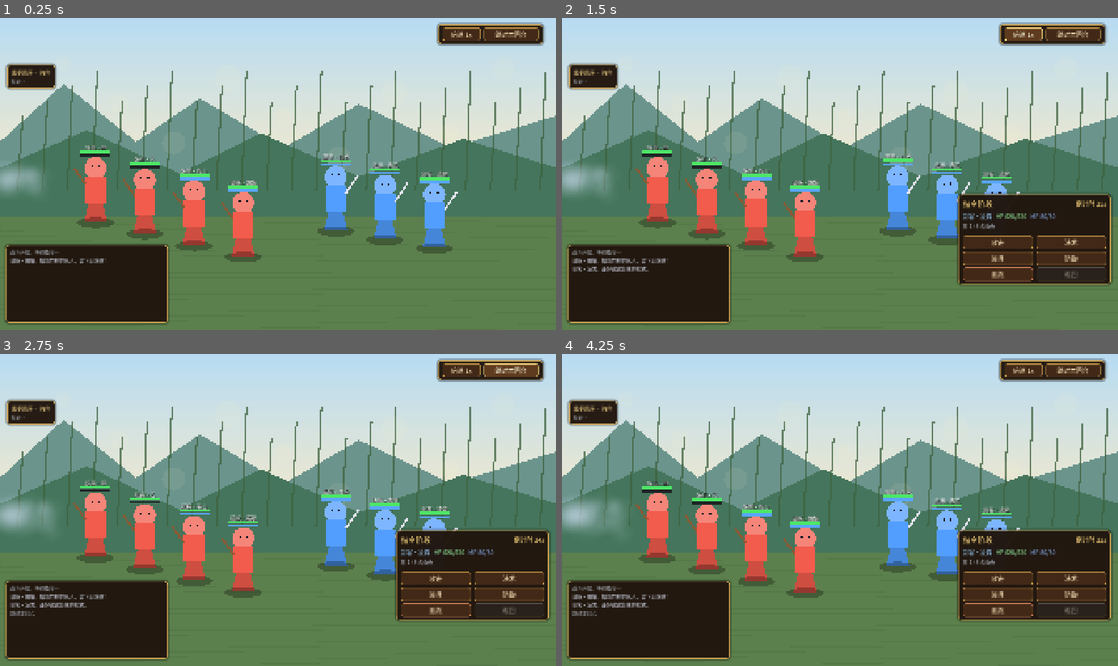
Above: before the commit, frames 1-4 (two rows, left to right).
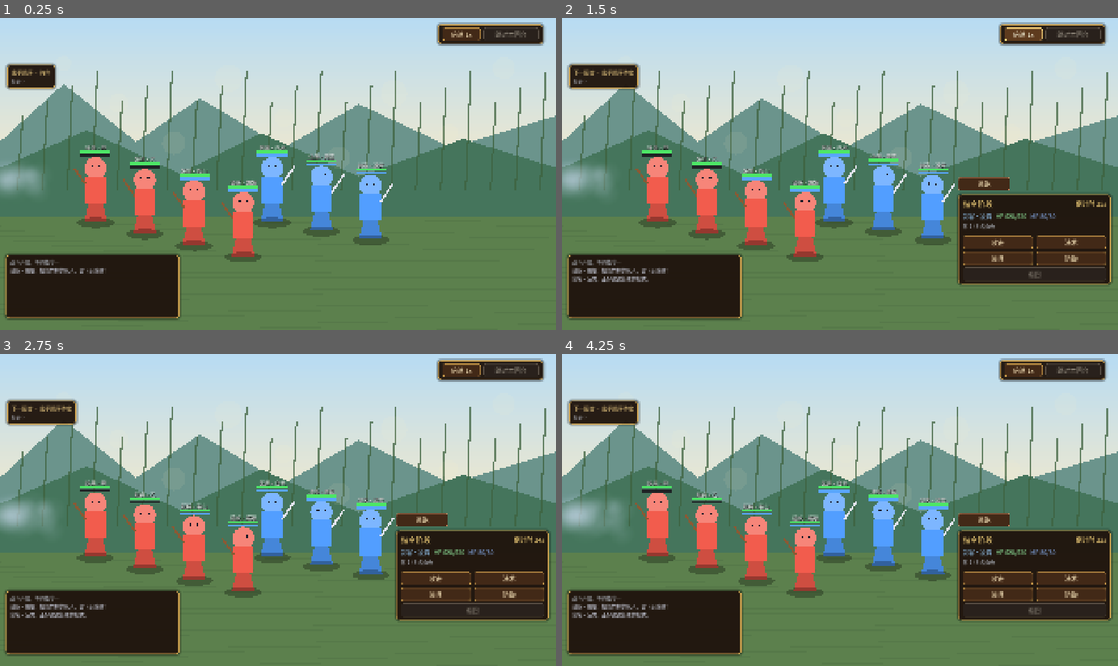
Above: after the commit, the same moments.

Repository: kongshan001/modelfw_demo
Game: Godot game, scene res://scenes/battle_scene.tscn
The game is run twice, just before and just after one commit, with the same random seed, the same clock (stepped at 60 frames per second) and the same inputs.
Inputs (mouse positions are in pixels of both pictures, inside the frame that each line leads up to):
- Up to frame 1 (0.25 s): no input
- Up to frame 2 (1.5 s): click "倍速 1x" at 0.5 s; click "倍速 2x" at 1.25 s
- Up to frame 3 (2.75 s): click (511, 369) at 2 s, where only the run before the commit has a clickable "跳过本回合"
- Up to frame 4 (4.25 s): click "攻击" at 2.75 s; click "返回" at 3.5 s

The runs differ from the first frame. In frame 1, 8.0% of the frame differs, in the area x 0-97%, y 2-99%; in frame 2, 8.8%; in frame 3, 9.0%; in frame 4, 9.5%.

Commit message:
fix(presentation): HUD 布局/输入探针/状态同步

Diff:
--- a/godot-battle/battle/battle_sequencer.gd
+++ b/godot-battle/battle/battle_sequencer.gd
@@ -74,6 +74,9 @@
 func is_skipping() -> bool:
 	return _skip
 
+func is_playing() -> bool:
+	return _playing
+
 func set_step_mode(enabled: bool) -> void:
 	_step_mode = enabled
 
--- a/godot-battle/battle/battle_session.gd
+++ b/godot-battle/battle/battle_session.gd
@@ -35,7 +35,7 @@
 
 func _build_units() -> void:
 	var enemy_positions := [Vector2(330, 700), Vector2(500, 740), Vector2(670, 780), Vector2(840, 820)]
-	var ally_positions := [Vector2(1500, 790), Vector2(1330, 760), Vector2(1160, 730)]
+	var ally_positions := [Vector2(1280, 760), Vector2(1110, 730), Vector2(940, 700)]
 	for index in engine.state.units.size():
 		var unit := engine.state.units[index]
 		var view := UnitView.new()
--- a/godot-battle/tools/probe_hud.gd
+++ b/godot-battle/tools/probe_hud.gd
@@ -53,10 +53,19 @@
 		return
 
 	await _skip_playback(sequencer)
+	if not await _wait_until(func() -> bool: return hud._speed_button.text == "倍速 1x", 3.0):
+		_fail("speed label did not resync after skip: %s" % hud._speed_button.text)
+		return
 
 	# ---- 第二回合：倒计时超时自动普攻 ----
 	if not await _wait_until(func() -> bool: return hud.is_collecting(), 10.0):
 		_fail("phase 2 did not start")
+		return
+	if hud._order_title.text != "下一回合 · 出手顺序待定":
+		_fail("order bar was not reset at command start: %s" % hud._order_title.text)
+		return
+	if not hud._skip_button.disabled:
+		_fail("skip button must be disabled during command phase")
 		return
 	hud._time_left = 0.05
 	if not await _wait_until(func() -> bool: return not hud.is_collecting(), 3.0):
--- a/godot-battle/tools/screenshot_hud.gd
+++ b/godot-battle/tools/screenshot_hud.gd
@@ -18,7 +18,6 @@
 	await process_frame
 	var hud: BattleHUD = scene.get_node("UILayer/BattleHUD")
 	var session: BattleSession = scene.get_node("BattleSession")
-	var sequencer: BattleSequencer = scene.get_node("BattleSequencer")
 
 	await create_timer(WARMUP).timeout
 	if not await _wait_until(func() -> bool: return hud.is_collecting(), 6.0):
@@ -46,7 +45,7 @@
 		printerr("SCREENSHOT_HUD_FAIL: first command phase did not finish")
 		quit(1)
 		return
-	sequencer.playback_speed = 2.0
+	hud.toggle_speed()
 
 	if not await _wait_until(func() -> bool: return hud.is_collecting(), 30.0):
 		printerr("SCREENSHOT_HUD_FAIL: second command phase did not start")
--- /dev/null
+++ b/godot-battle/tools/smoke_hud_input.gd
@@ -0,0 +1,200 @@
+extends SceneTree
+
+# 输入级 HUD 冒烟：真实鼠标点击「攻击」按钮，再用真实鼠标点击敌方 UnitView 选择目标，
+# 覆盖 3 名存活我方的完整指令阶段，校验 phase_submitted 的 3 条意图与回合结算。
+# 需要窗口（物理拾取走真实视口输入）：
+#   godot --path godot-battle --resolution 1920x1080 -s tools/smoke_hud_input.gd
+
+const PHASE_TIMEOUT := 15.0
+
+var _scene: Node
+var _hud: BattleHUD
+var _session: BattleSession
+var _sequencer: BattleSequencer
+var _submitted: Array = []
+var _submitted_count := 0
+
+func _initialize() -> void:
+	_scene = load("res://scenes/battle_scene.tscn").instantiate()
+	# BattleSession 在场景 _ready 中创建，手动模式必须在入树前确定。
+	_scene.start_auto_mode = false
+	root.add_child(_scene)
+	await process_frame
+	_hud = _scene.get_node("UILayer/BattleHUD")
+	_session = _scene.get_node("BattleSession")
+	_sequencer = _scene.get_node("BattleSequencer")
+	_session.auto_mode = false
+	_hud.phase_submitted.connect(_on_phase_submitted)
+
+	print("HUD_INPUT: window=%s physics_picking=%s" % [str(root.size), str(root.physics_object_picking)])
+	if not await _wait_until(func() -> bool: return _hud.is_collecting(), PHASE_TIMEOUT):
+		_fail("command phase did not start")
+		return
+	await _check_layout()
+	await _sweep_unit_clicks()
+
+	var initial_round := _session.engine.state.round
+	# 三次攻击分别点击不同敌人，顺带验证鼠标点击 UnitView。
+	var target_slots: Array[int] = [0, 1, 2]
+	for index in 3:
+		if not await _wait_until(func() -> bool: return _hud.is_collecting() and _hud._awaiting_intent and _hud._mode == BattleHUD.MenuMode.ROOT, PHASE_TIMEOUT):
+			_fail("ally %d root menu not ready (collecting=%s mode=%d)" % [index, str(_hud.is_collecting()), _hud._mode])
+			return
+		var attack := _find_button("攻击")
+		if attack == null:
+			_fail("attack button not found by text for ally %d" % index)
+			return
+		var rect := attack.get_global_rect()
+		print("HUD_INPUT: click 攻击 ally=%d rect=%s" % [index, str(rect)])
+		_click_at(rect.get_center())
+		await process_frame
+		if _hud._mode != BattleHUD.MenuMode.TARGET:
+			_fail("attack click did not enter target mode (ally %d mode=%d)" % [index, _hud._mode])
+			return
+
+		var enemies := _session.engine.state.living(BattleTypes.Side.ENEMY)
+		if enemies.is_empty():
+			_fail("no living enemies for ally %d" % index)
+			return
+		var target: BattleUnitState = enemies[target_slots[index] % enemies.size()]
+		var view: UnitView = _session.context.unit_view(target.id)
+		if view == null:
+			_fail("missing UnitView for target %s" % target.id)
+			return
+		var point := _to_screen(view.global_position + Vector2(0, -140))
+		print("HUD_INPUT: click target %s at %s" % [target.id, str(point)])
+		_click_at(point)
+		await physics_frame
+		await process_frame
+		if _hud._mode == BattleHUD.MenuMode.TARGET and _hud._awaiting_intent:
+			# 物理拾取可能晚一帧。
+			await physics_frame
+			await process_frame
+		if index < 2:
+			if not await _wait_until(func() -> bool: return _hud.is_collecting() and _hud._awaiting_intent and _hud._mode == BattleHUD.MenuMode.ROOT, 3.0):
+				_fail("target click did not submit ally %d (mode=%d awaiting=%s)" % [index, _hud._mode, str(_hud._awaiting_intent)])
+				return
+
+	if not await _wait_until(func() -> bool: return _submitted_count > 0, 5.0):
+		_fail("phase_submitted was not emitted")
+		return
+	if _submitted.size() != 3:
+		_fail("phase_submitted expected 3 intents, got %d" % _submitted.size())
+		return
+	var allies := _session.engine.state.living(BattleTypes.Side.ALLY)
+	for i in _submitted.size():
+		var intent: BattleIntent = _submitted[i]
+		if intent.kind != BattleTypes.IntentKind.ATTACK:
+			_fail("intent %d is not ATTACK: %s" % [i, str(intent.to_dict())])
+			return
+		if i >= allies.size() or intent.actor_id != allies[i].id:
+			_fail("intent %d actor mismatch: %s" % [i, str(intent.to_dict())])
+			return
+		var living_enemies := _session.engine.state.living(BattleTypes.Side.ENEMY)
+		if intent.target_ids.size() != 1 or not _contains_unit(living_enemies, intent.target_ids[0]):
+			_fail("intent %d target is not a living enemy: %s" % [i, str(intent.to_dict())])
+			return
+	print("HUD_INPUT: phase_submitted with 3 attacks OK")
+
+	if not await _wait_until(func() -> bool: return _session.engine.state.round > initial_round, 10.0):
+		_fail("round did not resolve (round=%d)" % _session.engine.state.round)
+		return
+	print("HUD_INPUT: round resolved %d -> %d" % [initial_round, _session.engine.state.round])
+	print("HUD_INPUT_OK")
+	_scene.queue_free()
+	await process_frame
+	quit(0)
+
+func _on_phase_submitted(intents: Array) -> void:
+	_submitted = intents.duplicate()
+	_submitted_count += 1
+
+func _check_layout() -> void:
+	var views: Array = _session.context.unit_views.values()
+	if views.size() != 7:
+		_fail("expected 7 unit views, got %d" % views.size())
+		return
+	var blockers: Array[Control] = []
+	for node_name in ["CommandPanel", "BattleLog", "TurnOrderBar", "PlaybackControls", "PartyFleeButton"]:
+		var panel := _hud.get_node_or_null(node_name) as Control
+		if panel != null and panel.visible:
+			blockers.append(panel)
+	for value in views:
+		var view: UnitView = value
+		var point := _to_screen(view.global_position + Vector2(0, -140))
+		for panel in blockers:
+			if panel.get_global_rect().has_point(point):
+				_fail("unit %s click point %s blocked by %s" % [view.unit_id, str(point), panel.name])
+				return
+	print("HUD_INPUT: 7 unit click points clear of HUD panels")
+
+func _sweep_unit_clicks() -> void:
+	var hits := {}
+	var views: Array = _session.context.unit_views.values()
+	for value in views:
+		var view: UnitView = value
+		view.clicked.connect(func(clicked_view: UnitView) -> void:
+			hits[clicked_view.unit_id] = true
+		)
+		_click_at(_to_screen(view.global_position + Vector2(0, -140)))
+		await physics_frame
+		await process_frame
+	for value in views:
+		var view: UnitView = value
+		if not hits.has(view.unit_id):
+			_fail("unit %s did not receive a real mouse click" % view.unit_id)
+			return
+	print("HUD_INPUT: all 7 units received real mouse clicks")
+
+func _to_screen(world_point: Vector2) -> Vector2:
+	return root.get_canvas_transform() * world_point
+
+func _find_button(text: String) -> Button:
+	var stack: Array[Node] = [_hud]
+	while not stack.is_empty():
+		var node: Node = stack.pop_back()
+		if node is Button and node.is_visible_in_tree() and not node.disabled and String(node.text) == text:
+			return node
+		for child in node.get_children():
+			stack.append(child)
+	return null
+
+func _click_at(point: Vector2) -> void:
+	var motion := InputEventMouseMotion.new()
+	motion.position = point
+	motion.global_position = point
+	root.push_input(motion, true)
+
+	var press := InputEventMouseButton.new()
+	press.button_index = MOUSE_BUTTON_LEFT
+	press.button_mask = MOUSE_BUTTON_MASK_LEFT
+	press.pressed = true
+	press.position = point
+	press.global_position = point
+	root.push_input(press, true)
+
+	var release := InputEventMouseButton.new()
+	release.button_index = MOUSE_BUTTON_LEFT
+	release.pressed = false
+	release.position = point
+	release.global_position = point
+	root.push_input(release, true)
+
+func _contains_unit(units: Array, unit_id: StringName) -> bool:
+	for unit in units:
+		if unit.id == unit_id:
+			return true
+	return false
+
+func _wait_until(predicate: Callable, timeout: float) -> bool:
+	var elapsed := 0.0
+	while elapsed < timeout:
+		if predicate.call():
+			return true
+		await create_timer(0.1).timeout
+		elapsed += 0.1
+	return false
+
+func _fail(message: String) -> void:
+	printerr("HUD_INPUT_FAIL: " + message)
+	quit(1)
--- a/godot-battle/ui/battle_hud.gd
+++ b/godot-battle/ui/battle_hud.gd
@@ -31,6 +31,7 @@
 var _timeout_rng := RandomNumberGenerator.new()
 var _built := false
 
+signal phase_submitted(intents: Array)
 signal _intent_ready(intent: BattleIntent)
 
 var _hud_theme: Theme
@@ -50,6 +51,7 @@
 var _log: BattleLog
 var _speed_button: Button
 var _skip_button: Button
+var _flee_button: Button
 var _selector := TargetSelector.new()
 
 func setup(p_ctx: BattleContext) -> void:
@@ -63,6 +65,9 @@
 	_build_theme()
 	_build_ui()
 	_selector.target_chosen.connect(_on_target_chosen)
+	if context.sequencer != null and not context.sequencer.idle.is_connected(_on_sequencer_idle):
+		context.sequencer.idle.connect(_on_sequencer_idle)
+	_refresh_speed_label()
 	set_process(true)
 	log_system("战斗开始，等待指令…", MUTED)
 
@@ -77,6 +82,8 @@
 func set_command_visible(value: bool) -> void:
 	if _command_panel != null:
 		_command_panel.visible = value
+	if _flee_button != null:
+		_flee_button.visible = value
 	if not value:
 		_exit_target_mode()
 		_mode = MenuMode.IDLE
@@ -100,6 +107,8 @@
 	_time_left = command_time
 	_update_countdown()
 	_command_panel.visible = true
+	_flee_button.visible = true
+	_reset_order_bar()
 
 	while _ally_index < _allies.size():
 		var ally := _allies[_ally_index]
@@ -126,7 +135,9 @@
 	_exit_target_mode()
 	_mode = MenuMode.IDLE
 	_command_panel.visible = false
+	_flee_button.visible = false
 	last_intents = _intents.duplicate()
+	phase_submitted.emit(last_intents)
 	return _intents
 
 # 供工具/截图脚本以程序化方式完成指令；与按钮走同一条路径。
@@ -195,6 +206,15 @@
 		return
 	var speed := 1.0 if context.sequencer.playback_speed >= 1.5 else 2.0
 	context.sequencer.playback_speed = speed
+	_refresh_speed_label()
+
+func _on_sequencer_idle() -> void:
+	_refresh_speed_label()
+
+func _refresh_speed_label() -> void:
+	if _speed_button == null or context == null or context.sequencer == null:
+		return
+	var speed := context.sequencer.playback_speed
 	_speed_button.text = "倍速 %dx" % int(speed)
 
 # ---------------------------------------------------------------- 事件 → 日志 / 顺序条
@@ -215,6 +235,15 @@
 		if chip == null or not is_instance_valid(chip):
 			continue
 		chip.add_theme_stylebox_override("panel", _chip_active if key == unit_id else _chip_normal)
+
+func _reset_order_bar() -> void:
+	if _order_title != null:
+		_order_title.text = "下一回合 · 出手顺序待定"
+	for key in _order_chips:
+		var chip: PanelContainer = _order_chips[key]
+		if chip == null or not is_instance_valid(chip):
+			continue
+		chip.add_theme_stylebox_override("panel", _chip_normal)
 
 func log_event(event: BattleEvent) -> void:
 	if _log == null or event == null:
@@ -249,7 +278,11 @@
 		&"heal":
 			_log.append_line(prefix + "[color=#6fe39a]%s 恢复 %d 点生命[/color]" % [targets, int(event.data.get("amount", 0))])
 		&"status_apply", &"status_refresh", &"status_expire", &"status_resist":
-			var status_name := _status_name(StringName(event.data.get("status_id", "")))
+			var status_id := StringName(event.data.get("status_id", ""))
+			# 防御动作已由 action_start(kind=defend) 记录，跳过随后的状态行，避免三连重复。
+			if status_id == &"defending" and (event.type == &"status_apply" or event.type == &"status_refresh"):
+				return
+			var status_name := _status_name(status_id)
 			match event.type:
 				&"status_apply":
 					_log.append_line(prefix + "[color=#c78dff]%s 陷入 [b]%s[/b][/color]" % [targets, status_name])
@@ -262,7 +295,8 @@
 		&"death":
 			_log.append_line(prefix + "[color=#ff6b5e]%s 倒下了[/color]" % targets)
 		&"defend":
-			_log.append_line(prefix + "[color=#9ad0ff]%s 摆出防御姿态[/color]" % actor)
+			# 与 action_start(kind=defend) 重复，不单独记录。
+			pass
 		&"item_used":
 			var item_name := _item_name(StringName(event.data.get("item_id", "")))
 			_log.append_line(prefix + "[color=#8fe3b0]%s 对 %s 使用了 %s（剩余 %d）[/color]" % [actor, targets, item_name, int(event.data.get("remaining", 0))])
@@ -330,6 +364,7 @@
 	_intent_ready.emit(intent)
 
 func _process(delta: float) -> void:
+	_refresh_control_states()
 	if not _collecting or _timed_out:
 		return
 	_time_left = maxf(0.0, _time_left - delta)
@@ -433,12 +468,18 @@
 	toggle_speed()
 
 func _on_skip_pressed() -> void:
-	if context == null or context.sequencer == null:
+	if context == null or context.sequencer == null or not context.sequencer.is_playing():
 		return
 	log_system("跳过本回合", MUTED)
 	await context.sequencer.skip_all()
 	if context.session != null and context.session.engine != null:
 		context.apply_snapshot(context.session.engine.state)
+
+func _refresh_control_states() -> void:
+	if _skip_button != null:
+		_skip_button.disabled = _collecting or context == null or context.sequencer == null or not context.sequencer.is_playing()
+	if _flee_button != null:
+		_flee_button.disabled = not _input_active() or _mode != MenuMode.ROOT
 
 func _unhandled_input(event: InputEvent) -> void:
 	if not _collecting or not _input_active():
@@ -529,6 +570,7 @@
 	_build_order_panel()
 	_build_playback_panel()
 	_build_command_panel()
+	_build_flee_button()
 	_build_log_panel()
 
 func _build_order_panel() -> void:
@@ -650,10 +692,22 @@
 	_body.add_theme_constant_override("separation", 8)
 	box.add_child(_body)
 
+func _build_flee_button() -> void:
+	# 规格 6.4：逃跑是独立的整队按钮，不放在指令面板内。
+	_flee_button = _new_button("逃跑", true)
+	_flee_button.name = "PartyFleeButton"
+	_flee_button.position = Vector2(1368, 552)
+	_flee_button.custom_minimum_size = Vector2(180, 46)
+	_flee_button.size = Vector2(180, 46)
+	_flee_button.tooltip_text = "全队逃跑（丢弃已下指令）"
+	_flee_button.visible = false
+	_flee_button.pressed.connect(_on_flee_pressed)
+	add_child(_flee_button)
+
 func _build_log_panel() -> void:
 	_log = BattleLog.new()
 	_log.name = "BattleLog"
-	_log.position = Vector2(20, 786)
+	_log.position = Vector2(20, 820)
 	_log.add_theme_stylebox_override("panel", _make_panel_style())
 	add_child(_log)
 
@@ -722,18 +776,10 @@
 	defend.pressed.connect(select_defend)
 	grid.add_child(defend)
 
-	var row := HBoxContainer.new()
-	row.add_theme_constant_override("separation", 10)
-	_body.add_child(row)
-
-	var flee := _new_button("逃跑", true)
-	flee.pressed.connect(_on_flee_pressed)
-	row.add_child(flee)
-
 	_back_button = _new_button("返回")
 	_back_button.disabled = _ally_index <= 0
 	_back_button.pressed.connect(go_back)
-	row.add_child(_back_button)
+	_body.add_child(_back_button)
 
 func _show_skills(ally: BattleUnitState) -> void:
 	if not _input_active() or ally == null:
--- a/godot-battle/ui/battle_log.gd
+++ b/godot-battle/ui/battle_log.gd
@@ -6,7 +6,7 @@
 var _label: RichTextLabel
 
 func _init() -> void:
-	custom_minimum_size = Vector2(560, 270)
+	custom_minimum_size = Vector2(600, 220)
 	var box := VBoxContainer.new()
 	box.add_theme_constant_override("separation", 0)
 	add_child(box)
@@ -17,7 +17,7 @@
 	_label.scroll_active = false
 	_label.selection_enabled = false
 	_label.fit_content = false
-	_label.custom_minimum_size = Vector2(0, 236)
+	_label.custom_minimum_size = Vector2(0, 186)
 	_label.size_flags_vertical = Control.SIZE_EXPAND_FILL
 	_label.add_theme_font_override("normal_font", FontUtil.cjk_font())
 	_label.add_theme_font_override("bold_font", FontUtil.cjk_font())
Not shown, added: godot-battle/tools/smoke_hud_input.gd.uid
